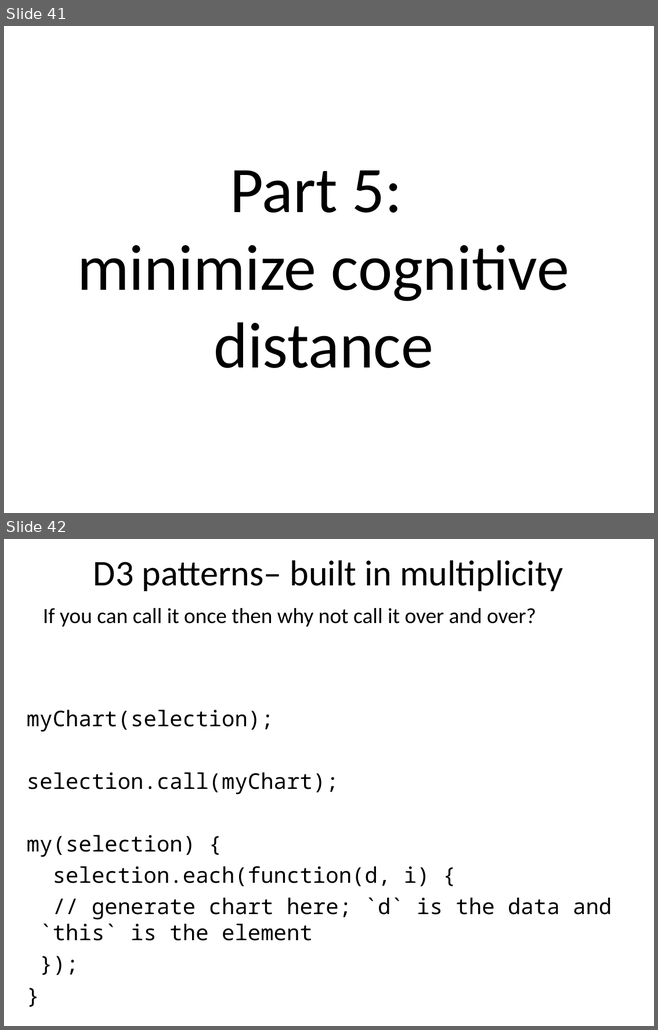
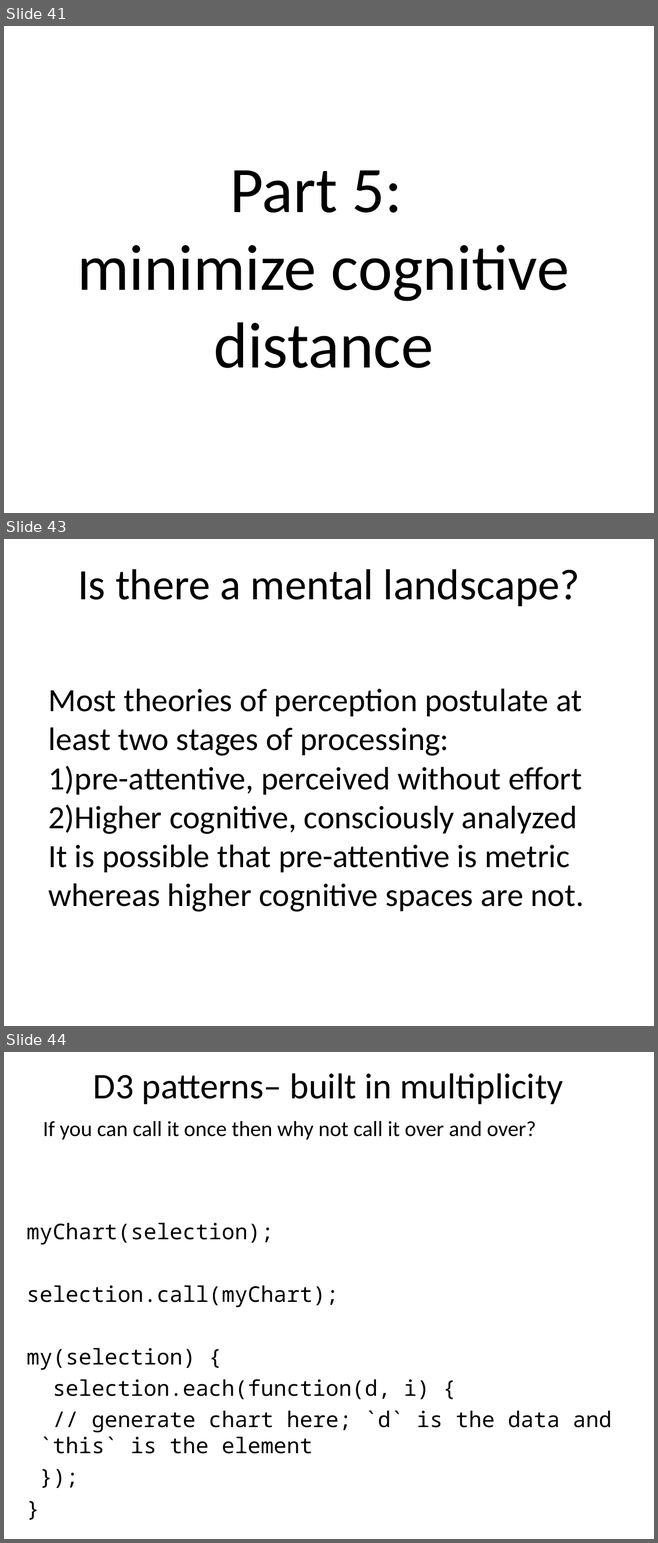
Before and after one commit to benralexander/lv, a slide deck: myD3_latest_c.ppt. Shown one above the other, each under a label of ours: slides 41 and 42 before the commit, slides 41, 43 and 44 after it; the slides between them are not shown. The pictures are 658x1030 and 658x1543 pixels, drawn with LibreOffice and Linux fonts; fonts in the diff are those of the drawing. Boxes give left, top, right and bottom in pixels: in the first picture for what was removed or moved away, otherwise in the second. Text is boxed around its words. In the diff, an @@ line names an element or a change of style, - is before the commit and + after.

```diff
--- a/myD3_latest_c.ppt
+++ b/myD3_latest_c.ppt
@@ slide 43 added at (4, 539, 654, 1026), background #FFFFFF @@
@@ title added at (78, 569, 579, 606), 48 pt, text #000000 @@
+Is there a mental landscape?
@@ text added at (48, 689, 584, 912), 36 pt, text #000000 @@
+Most theories of perception postulate at least two stages of processing:
+1) pre-attentive, perceived without effort
+2) Higher cognitive, consciously analyzed
+It is possible that pre-attentive is metric whereas higher cognitive spaces are not.
@@ what was slide 42 is now slide 44 @@
```
Also in this commit, not shown: 1 other slide added, 2 other files.
